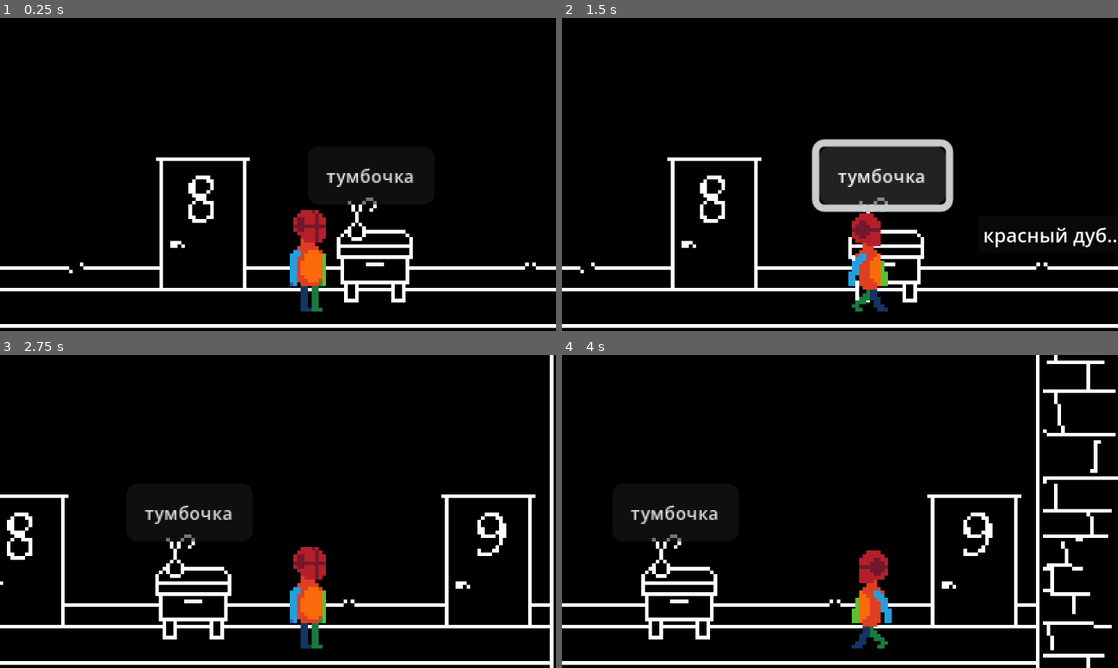
Above: before the commit, frames 1-4 (two rows, left to right).
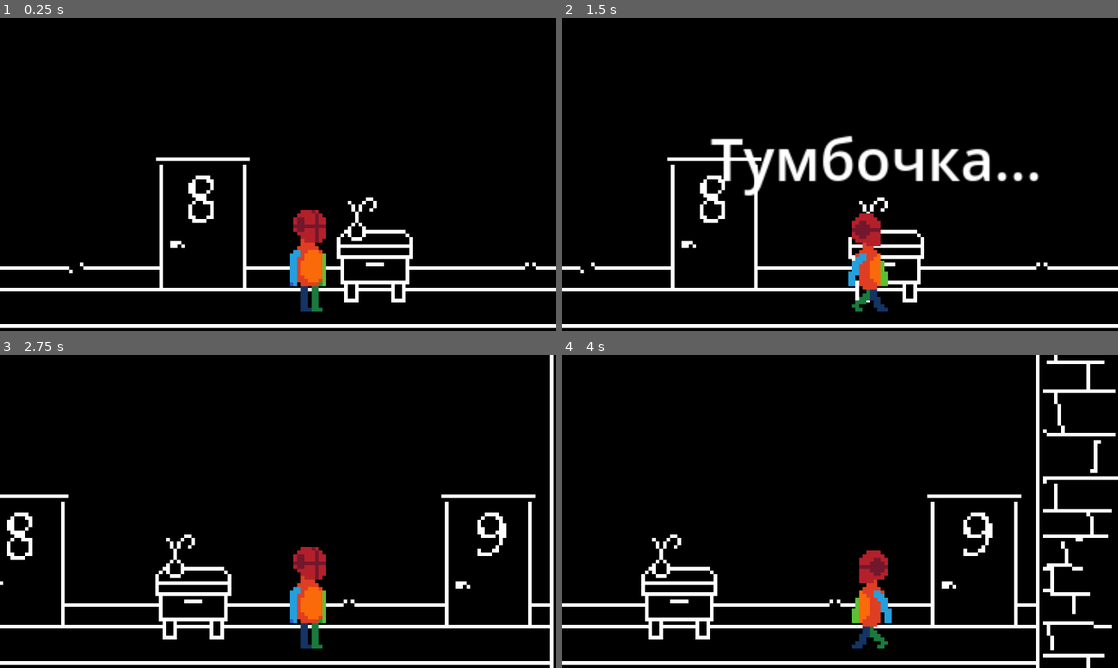
Above: after the commit, the same moments.

Repository: went-git/IP
Game: Godot game, scene res://world.tscn
Two runs of this game, one before a commit and one after it. Both use one fixed random seed, a clock stepped at 60 frames per second and the inputs below.
Inputs (mouse positions are in pixels of both pictures, inside the frame that each line leads up to):
- Up to frame 1 (0.25 s): no input
- Up to frame 2 (1.5 s): click (934, 174) at 0.5 s, where only the run before the commit has a clickable "тумбочка"; tap Enter at 1.25 s; hold D from 1.28 s (still down); tap E (interact, bound only after the commit) at 1.35 s
- Up to frame 3 (2.75 s): release D at 2 s; click (444, 652) at 2.02 s
- Up to frame 4 (4 s): tap Space at 2.75 s; hold D 2.78-3.53 s; tap E (interact, bound only after the commit) at 2.85, 3.6 s; hold A from 3.53 s (still down)

The runs differ from the first frame. In frame 1, 0.4% of the frame differs, in the area x 28-75%, y 45-60%; in frame 2, 7.8%, in the area x 19-100%, y 37-74%; in frame 3, 0.5%; in frame 4, 0.4%.

Commit message:
test_interaction

Diff:
--- /dev/null
+++ b/test/interaction_zone.gd
@@ -0,0 +1,20 @@
+extends Area2D
+
+func _ready():
+	# Соединяем сигналы
+	body_entered.connect(_on_body_entered)
+	body_exited.connect(_on_body_exited)
+
+func _on_body_entered(body: Node):
+	# Проверяем, что вошел игрок
+	if body.is_in_group("player"):
+		# Вызываем метод у игрока
+		if body.has_method("_on_interact_area_entered"):
+			body._on_interact_area_entered(self)
+
+func _on_body_exited(body: Node):
+	# Проверяем, что вышел игрок
+	if body.is_in_group("player"):
+		# Вызываем метод у игрока
+		if body.has_method("_on_interact_area_exited"):
+			body._on_interact_area_exited(self)
--- a/test/player.gd
+++ b/test/player.gd
@@ -3,8 +3,28 @@
 @export var speed: float = 70.0
 @export var gravity: float = 980.0
 @onready var _animation_player = $AnimationPlayer
+@onready var label = $Label
+
+var near_dresser: Area2D = null
+
+
+func _ready():
+	label.hide()
+
+func _on_interact_area_entered(area: Area2D):
+	# Запоминаем тумбочку, с которой взаимодействуем
+	near_dresser = area
+
+func _on_interact_area_exited(area: Area2D):
+	# Если вышли из зоны текущей тумбочки
+	if near_dresser == area:
+		near_dresser = null
+		label.hide()
 
 func _physics_process(delta):
+	if Input.is_action_just_pressed("interact") and near_dresser != null:
+		show_label("Тумбочка...")
+
 	# Гравитация
 	if not is_on_floor():
 		velocity.y += gravity * delta
@@ -23,6 +43,13 @@
 	velocity.x = direction * speed
 	move_and_slide()
 
+func show_label(text: String):
+	label.text = text
+	label.show()
+
+	# Запускаем таймер для скрытия надписи
+	await get_tree().create_timer(3.0).timeout
+	label.hide()
 
 func _process(_delta):
 	if Input.is_key_pressed(KEY_D):
--- a/test/project.godot
+++ b/test/project.godot
@@ -18,3 +18,11 @@
 
 window/size/mode=2
 window/stretch/scale=2.5
+
+[input]
+
+interact={
+"deadzone": 0.2,
+"events": [Object(InputEventKey,"resource_local_to_scene":false,"resource_name":"","device":0,"window_id":0,"alt_pressed":false,"shift_pressed":false,"ctrl_pressed":false,"meta_pressed":false,"pressed":false,"keycode":0,"physical_keycode":69,"key_label":0,"unicode":0,"location":0,"echo":false,"script":null)
+]
+}
--- a/test/world.gd
+++ b/test/world.gd
@@ -3,9 +3,6 @@
 func _ready() -> void:
 	# Автоматически находим кнопку (если она есть на сцене)
 	move_child($TestRoom, 0)
-	var button = $Button
-	if button:
-		button.pressed.connect(_on_button_pressed)
 
 
 func _on_button_pressed() -> void:
--- a/test/world.tscn
+++ b/test/world.tscn
@@ -1,11 +1,11 @@
-[gd_scene load_steps=14 format=3 uid="uid://kw8ovq1qk74x"]
+[gd_scene load_steps=15 format=3 uid="uid://kw8ovq1qk74x"]
 
 [ext_resource type="Script" uid="uid://cewst88tqwu66" path="res://world.gd" id="1_aqk2v"]
 [ext_resource type="Texture2D" uid="uid://b4wwavuhtpk1d" path="res://tile.png" id="2_fj7yv"]
 [ext_resource type="Script" uid="uid://b2ndwxn33sdx1" path="res://player.gd" id="3_036b0"]
 [ext_resource type="Texture2D" uid="uid://c2tn6h8251xc" path="res://(new)Walk_cycle_project.png" id="4_aqk2v"]
 [ext_resource type="Texture2D" uid="uid://bqoo232hvxxux" path="res://test_room.png" id="5_036b0"]
-[ext_resource type="PackedScene" uid="uid://n8for2chblxw" path="res://b1.tscn" id="6_dwbse"]
+[ext_resource type="Script" uid="uid://cndcyeffxpbbp" path="res://interaction_zone.gd" id="6_dwbse"]
 
 [sub_resource type="TileSetAtlasSource" id="TileSetAtlasSource_tlwt5"]
 texture = ExtResource("2_fj7yv")
@@ -16,6 +16,9 @@
 tile_size = Vector2i(17, 17)
 physics_layer_0/collision_layer = 1
 sources/0 = SubResource("TileSetAtlasSource_tlwt5")
+
+[sub_resource type="RectangleShape2D" id="RectangleShape2D_036b0"]
+size = Vector2(19, 20)
 
 [sub_resource type="RectangleShape2D" id="RectangleShape2D_aqk2v"]
 size = Vector2(12, 29)
@@ -92,7 +95,15 @@
 format = 2
 layer_0/tile_data = PackedInt32Array(131068, 0, 0, 131069, 0, 0, 131070, 0, 0, 131071, 0, 0, 65536, 0, 0, 65537, 0, 0,  …(245 unchanged characters)…
 
-[node name="CharacterBody2D" type="CharacterBody2D" parent="."]
+[node name="InteractionZone" type="Area2D" parent="."]
+collision_layer = 2
+script = ExtResource("6_dwbse")
+
+[node name="CollisionShape2D" type="CollisionShape2D" parent="InteractionZone"]
+position = Vector2(18.5, 4)
+shape = SubResource("RectangleShape2D_036b0")
+
+[node name="CharacterBody2D" type="CharacterBody2D" parent="." groups=["player"]]
 script = ExtResource("3_036b0")
 
 [node name="Sprite2D" type="Sprite2D" parent="CharacterBody2D"]
@@ -117,13 +128,9 @@
 }
 autoplay = "Idle"
 
-[node name="Button" parent="." instance=ExtResource("6_dwbse")]
-offset_top = -29.0
-offset_bottom = 2.0
-
-[node name="TextureButton" type="TextureButton" parent="Button"]
-layout_mode = 0
-offset_left = 68.0
-offset_top = 27.0
-offset_right = 108.0
-offset_bottom = 67.0
+[node name="Label" type="Label" parent="CharacterBody2D"]
+offset_left = -44.0
+offset_top = -37.0
+offset_right = 48.0
+offset_bottom = -14.0
+text = "Тумбочка..."
Not shown, added: test/interaction_zone.gd.uid
Binary file changed: test/test_room.png
